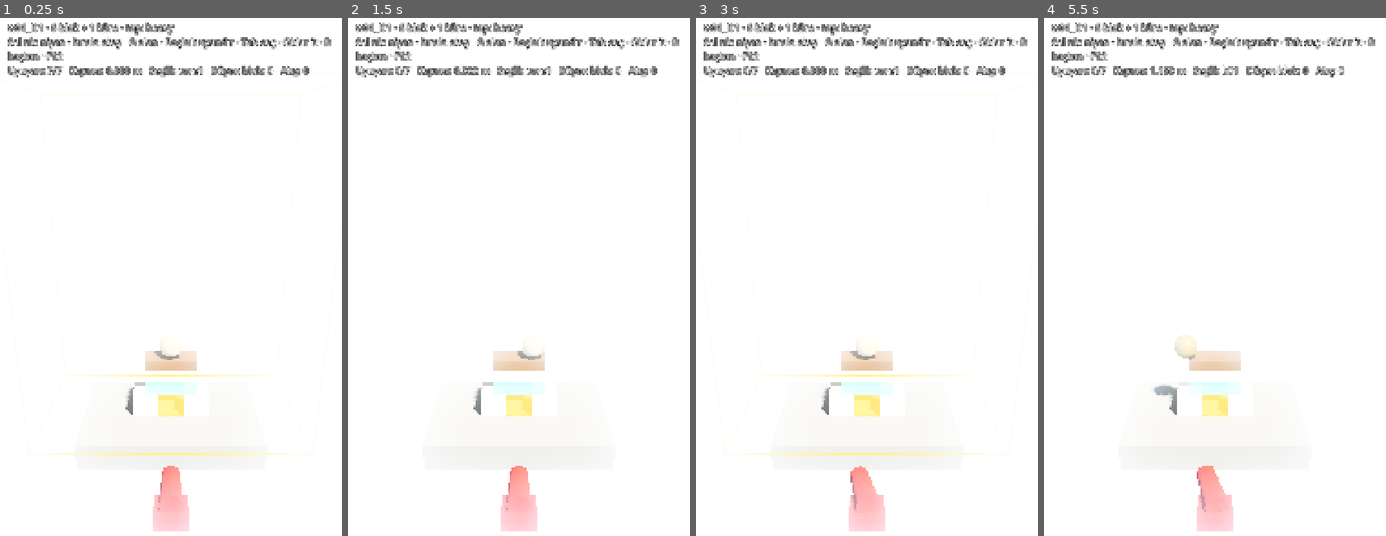
Above: before the commit, frames 1-4 (left to right).
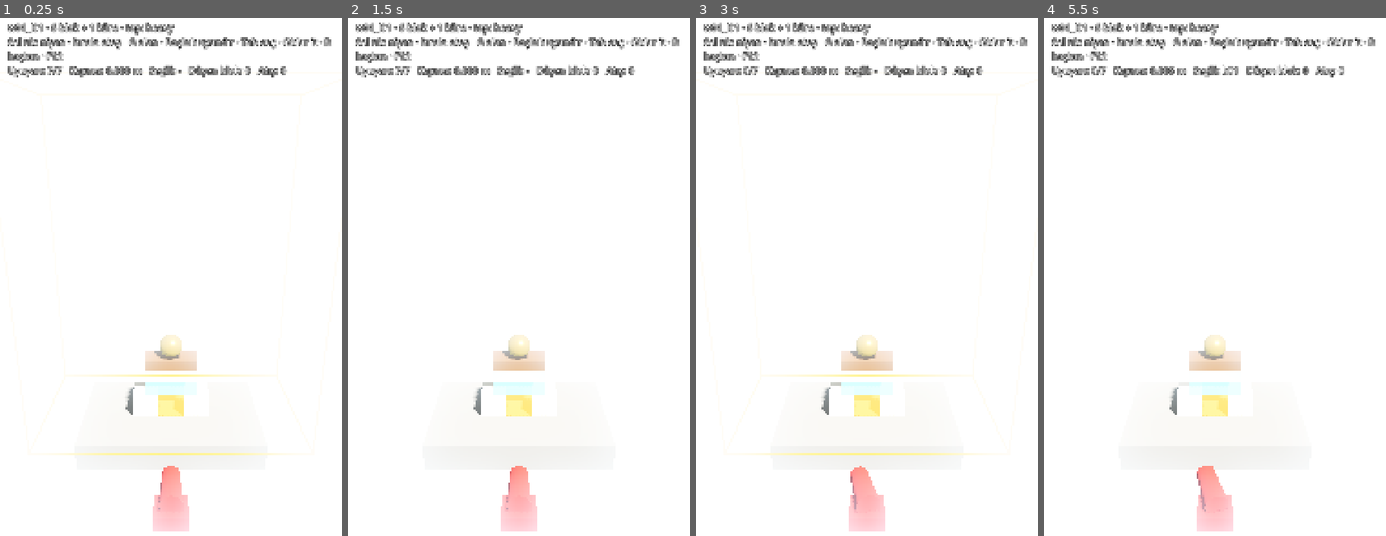
Above: after the commit, the same moments.

Repository: SenaAkyuz/gulleOyunu
Game: Godot game, scene res://src/main.tscn
Same seed, same stepped clock (60 frames per second), same inputs: the game is played once before the commit and once after it.
Inputs (mouse positions are in pixels of both pictures, inside the frame that each line leads up to):
- Up to frame 1 (0.25 s): no input
- Up to frame 2 (1.5 s): tap Enter at 0.5 s; move the mouse to (594, 287) at 0.52 s; hold Right 0.53-1.25 s; tap G at 0.6 s; click (594, 287) at 0.67 s; tap Space at 0.77 s; drag from (450, 349) to (501, 437) at 1.27 s
- Up to frame 3 (3 s): move the mouse to (901, 183) at 2.02 s; hold Right 2.03-2.75 s; tap R at 2.1 s; tap Space at 2.75 s; drag from (849, 437) to (764, 225) at 2.77 s
- Up to frame 4 (5.5 s): tap Enter at 3.5 s; move the mouse to (1317, 411) at 3.52 s; hold Left 3.53-4.25 s; tap Tab at 3.6 s; tap Space at 3.77 s; drag from (1112, 225) to (1163, 168) at 4.27 s; move the mouse to (1232, 318) at 5.02 s; hold Down from 5.03 s (still down); tap G at 5.1 s; click (1232, 318) at 5.17 s

The runs differ from the first frame. In frame 1, 0.7% of the frame differs, in the area x 46-91%, y 8-66%; in frame 2, 0.9%, in the area x 13-91%, y 8-72%; in frame 3, 0.7%; in frame 4, 0.7%.

Commit message:
Phase 1 step 7: dotted trajectory preview
- TrajectoryPreview (MultiMesh): dots on the exact ballistic path, one every
  rules.aim.preview_dot_interval_sec, at most the level's aim_preview_dots, ending at the target
- Ballistics.time_to_reach; preview recomputed each frame while the barrel turns
- preview_dot_interval_sec 0.06 -> 0.015 (0.06 gave only ~3 dots: heavy ball reaches the tower in ~0.25 s)
- no dev body selected at start (highlight hid the core's gold colour)

Co-Authored-By: Claude Opus 5.5 <noreply@anthropic.com>

Diff:
--- a/game_data/rules.json
+++ b/game_data/rules.json
@@ -8,7 +8,8 @@
     "aim_smoothing": 12.0,
     "min_angle_deg": -75,
     "max_angle_deg": 75,
-    "preview_dot_interval_sec": 0.06,
+    "preview_dot_interval_sec": 0.015,
+    "_doc_preview": "Yorunge noktalari arasi sure (sn). Nokta sayisi bolumun aim_preview_dots degeri (yoksa default_preview_dots); noktalar hedefte biter. Agir top ~0.25 sn'de kuleye ulasir.",
     "arc": "low",
     "_doc_arc": "low: sabit launch_speed ile hedefe giden alcak yay | high: yuksek (lob) yay. Menzil disinda 45 derece ile hedef yonune atilir.",
     "on_miss": "ignore",
--- a/src/gameplay/cannon/ballistics.gd
+++ b/src/gameplay/cannon/ballistics.gd
@@ -36,6 +36,17 @@
 	}
 
 
-## Position after t seconds (used by the trajectory preview in Step 7).
+## Time for a ball launched from `from` with `velocity` to reach `to` (horizontal distance based;
+## straight up/down shots use the full distance).
+static func time_to_reach(from: Vector3, to: Vector3, velocity: Vector3) -> float:
+	var delta := to - from
+	var flat_d := Vector2(delta.x, delta.z).length()
+	var flat_v := Vector2(velocity.x, velocity.z).length()
+	if flat_d < MIN_HORIZONTAL_DISTANCE or flat_v <= 0.0:
+		return delta.length() / maxf(velocity.length(), MIN_HORIZONTAL_DISTANCE)
+	return flat_d / flat_v
+
+
+## Position after t seconds (used by the trajectory preview).
 static func point_at(from: Vector3, velocity: Vector3, gravity: float, t: float) -> Vector3:
 	return from + velocity * t + Vector3.DOWN * gravity * t * t / 2.0
--- a/src/gameplay/cannon/cannon.gd
+++ b/src/gameplay/cannon/cannon.gd
@@ -13,19 +13,24 @@
 var _arc: String = ""
 var _smoothing: float = 0.0
 var _target_dir: Vector3 = Vector3.FORWARD
+var _preview_target: Vector3 = Vector3.ZERO
+var _preview_on: bool = false
 
 @onready var _yaw: Node3D = $Yaw
 @onready var _pitch: Node3D = $Yaw/Pitch
 @onready var _muzzle: Marker3D = $Yaw/Pitch/Muzzle
 @onready var _target_marker: MeshInstance3D = $TargetMarker
+@onready var _preview: TrajectoryPreview = $TrajectoryPreview
 
 
-func setup(balls_parent: Node3D, start_ball_id: String) -> void:
+## preview_dots: the level's aim_preview_dots (or rules.aim.default_preview_dots).
+func setup(balls_parent: Node3D, start_ball_id: String, preview_dots: int) -> void:
 	_balls_parent = balls_parent
 	ball_id = start_ball_id
 	_gravity = float(GameConfig.rule("physics.gravity"))
 	_arc = str(GameConfig.rule("aim.arc"))
 	_smoothing = float(GameConfig.rule("aim.aim_smoothing"))
+	_preview.setup(preview_dots, float(GameConfig.rule("aim.preview_dot_interval_sec")))
 	var to_tower := Vector3(-global_position.x, 0.0, -global_position.z)
 	_target_dir = to_tower.normalized() if to_tower.length() > 0.0 else Vector3.FORWARD
 	_apply_direction(_target_dir)
@@ -67,16 +72,27 @@
 	return ball
 
 
+## Target marker + dotted trajectory while the player is aiming.
 func show_target(visible_now: bool, pos: Vector3) -> void:
 	_target_marker.visible = visible_now
+	_preview_on = visible_now
+	_preview_target = pos
 	if visible_now:
 		_target_marker.global_position = pos
+	else:
+		_preview.hide_path()
 
 
 func _process(delta: float) -> void:
 	var current := -_pitch.global_basis.z
 	var weight := 1.0 - exp(-_smoothing * delta)
 	_apply_direction(current.slerp(_target_dir, weight))
+	if _preview_on:
+		# Recomputed every frame: the muzzle moves while the barrel turns.
+		var from := muzzle_position()
+		var velocity: Vector3 = solve_to(_preview_target)["velocity"]
+		_preview.show_path(from, velocity, _gravity,
+				Ballistics.time_to_reach(from, _preview_target, velocity))
 
 
 ## Barrel points along -Z: yaw around Y, then pitch around X.
--- a/src/gameplay/cannon/cannon.tscn
+++ b/src/gameplay/cannon/cannon.tscn
@@ -2,6 +2,7 @@
 
 [ext_resource type="Script" path="res://src/gameplay/cannon/cannon.gd" id="1_cannon"]
 [ext_resource type="Script" path="res://src/gameplay/cannon/aim_input.gd" id="2_aim"]
+[ext_resource type="Script" path="res://src/gameplay/cannon/trajectory_preview.gd" id="3_preview"]
 
 [sub_resource type="StandardMaterial3D" id="Mat_cannon"]
 albedo_color = Color(0.7, 0.15, 0.12, 1)
@@ -49,6 +50,9 @@
 [node name="AimInput" type="Node" parent="."]
 script = ExtResource("2_aim")
 
+[node name="TrajectoryPreview" type="MultiMeshInstance3D" parent="."]
+script = ExtResource("3_preview")
+
 [node name="TargetMarker" type="MeshInstance3D" parent="."]
 top_level = true
 mesh = SubResource("Mesh_target")
--- /dev/null
+++ b/src/gameplay/cannon/trajectory_preview.gd
@@ -0,0 +1,57 @@
+class_name TrajectoryPreview
+extends MultiMeshInstance3D
+## Dotted trajectory preview (docs/01 §3.2). Dots sit on the exact path the ball will fly
+## (Ballistics.point_at), one every rules.aim.preview_dot_interval_sec, at most `max_dots`
+## (level aim_preview_dots, else rules.aim.default_preview_dots), and stop at the target so
+## they never run through the tower. Fewer dots = shorter preview = harder level (docs/03 §6.1).
+
+## Grey-box dot look (Faz 8 adds the pulse).
+const DOT_RADIUS := 0.07
+const DOT_COLOR := Color(1.0, 1.0, 1.0, 0.9)
+
+var max_dots: int = 0
+var interval: float = 0.0
+
+
+func setup(dot_count: int, dot_interval: float) -> void:
+	max_dots = dot_count
+	interval = dot_interval
+	top_level = true
+	global_transform = Transform3D.IDENTITY
+	var dot := SphereMesh.new()
+	dot.radius = DOT_RADIUS
+	dot.height = DOT_RADIUS * 2.0
+	dot.radial_segments = 8
+	dot.rings = 4
+	var mat := StandardMaterial3D.new()
+	mat.shading_mode = BaseMaterial3D.SHADING_MODE_UNSHADED
+	mat.albedo_color = DOT_COLOR
+	mat.transparency = BaseMaterial3D.TRANSPARENCY_ALPHA
+	dot.material = mat
+	var mm := MultiMesh.new()
+	mm.transform_format = MultiMesh.TRANSFORM_3D
+	mm.mesh = dot
+	mm.instance_count = max_dots
+	mm.visible_instance_count = 0
+	multimesh = mm
+	visible = false
+
+
+## Shows the dots for a ball leaving `from` with `velocity`, ending at time `t_end` (target reached).
+func show_path(from: Vector3, velocity: Vector3, gravity: float, t_end: float) -> void:
+	var count := 0
+	for i in range(1, max_dots + 1):
+		var t := interval * i
+		if t > t_end:
+			break
+		multimesh.set_instance_transform(count, Transform3D(Basis.IDENTITY,
+				Ballistics.point_at(from, velocity, gravity, t)))
+		count += 1
+	multimesh.visible_instance_count = count
+	visible = count > 0
+
+
+func hide_path() -> void:
+	visible = false
+	if multimesh:
+		multimesh.visible_instance_count = 0
--- a/src/gameplay/level/level_loader.gd
+++ b/src/gameplay/level/level_loader.gd
@@ -40,13 +40,15 @@
 	_referee.setup(_tower, _platform)
 
 	_cannon.position = ShapeBuilder.to_vec3(GameConfig.rule("cannon.position"))
-	_cannon.setup(_balls, GameConfig.starting_ball_id())
+	var dots: Variant = level_data.get("aim_preview_dots")
+	if dots == null:
+		dots = GameConfig.rule("aim.default_preview_dots")
+	_cannon.setup(_balls, GameConfig.starting_ball_id(), int(dots))
 
 	_build_area_guide()
 	_result.visible = false
 	EventBus.core_dropped.connect(_on_core_dropped)
 	EventBus.ball_fired.connect(_on_ball_fired)
-	_select(_tower.blocks.size())  # start with the first core selected
 	_info_static = "%s · %d blok + %d küre · top: %s\nSol tık: nişan · bırak: ateş   G alan · Boşluk uyandır · Tab seç · Oklar it · R baştan · F12" % [
 		level_id, _tower.blocks.size(), _tower.cores.size(), _cannon.ball_id]
 
Not shown, added: src/gameplay/cannon/trajectory_preview.gd.uid
